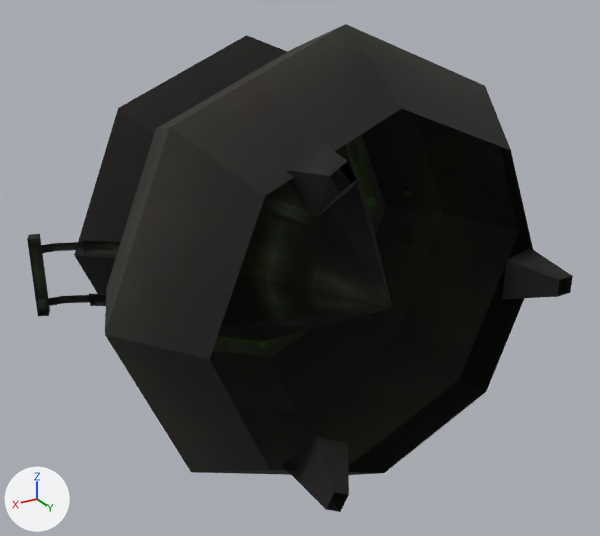
Before and after pictures for a commit that changed the OBJ model sceneobjs/tanxian_fuben_257/tanxian_fuben_257_lianjinfang_guo_01.obj.
Rendered twice from a 50 mm lens placed at (79.6, 93.5, 62.7), pointed at (4.1, -32.4, -0.2). Every picture has the same lights, and +X, +Y and +Z are marked at lower left. Where no turn or scale is listed for an object, it has been applied to the vertices.

Before the edit, the objects in view are built like this:
```python
me_tanxian_fuben_257_lianjinfang_guo_01 = bpy.data.meshes.new('tanxian_fuben_257_lianjinfang_guo_01')
me_tanxian_fuben_257_lianjinfang_guo_01.from_pydata(...)  # 206 vertices, 256 faces; spans x -49.4..49.4, y -60.3..0.0, z -45.3..45.5
me_tanxian_fuben_257_lianjinfang_guo_01.materials.append(mat_material_1)  # picture img_tanxian_fuben_257_lianjinfang_guo_02_png
ob_tanxian_fuben_257_lianjinfang_guo_01 = bpy.data.objects.new('tanxian_fuben_257_lianjinfang_guo_01', me_tanxian_fuben_257_lianjinfang_guo_01)
ob_tanxian_fuben_257_lianjinfang_guo_01.location = (0.0, 0.0, 0.0)
```
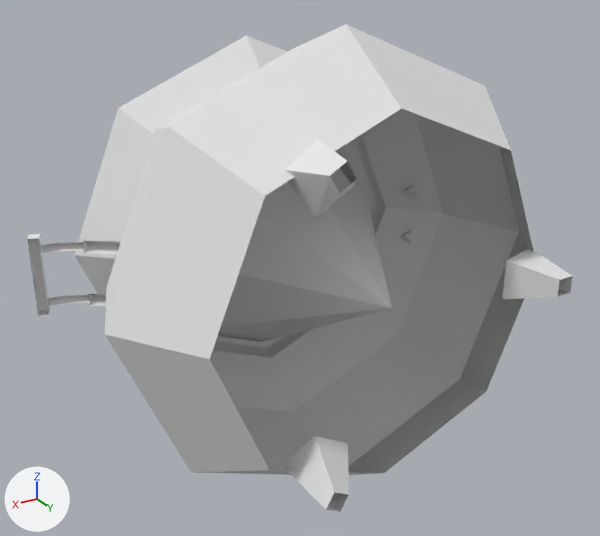
Where the change shows, as pixel boxes [x1, y1, x2, y2] in the pictures (600 x 536 px):
'tanxian_fuben_257_lianjinfang_guo_01', recoloured (black to grey)
    both: [27, 24, 573, 512]

Edits to the bpy script that builds the scene:
```text
Add mat_material_1_1:
    mat_material_1_1 = principled_material('material_1')
    mat_material_1_1.base_color = (0.8, 0.8, 0.8)  # white #e7e7e7
    mat_material_1_1.roughness = 1.0
Change me_tanxian_fuben_257_lianjinfang_guo_01:
    where me_tanxian_fuben_257_lianjinfang_guo_01.from_pydata(...)  # 206 vertices, 256 faces; spans x -49.4..49.4, y -60.3..0.0, z -45.3..45.5
    remove me_tanxian_fuben_257_lianjinfang_guo_01.materials.append(mat_material_1)  # picture img_tanxian_fuben_257_lianjinfang_guo_02_png
    add me_tanxian_fuben_257_lianjinfang_guo_01.materials.append(mat_material_1_1)  # white #e7e7e7
```
